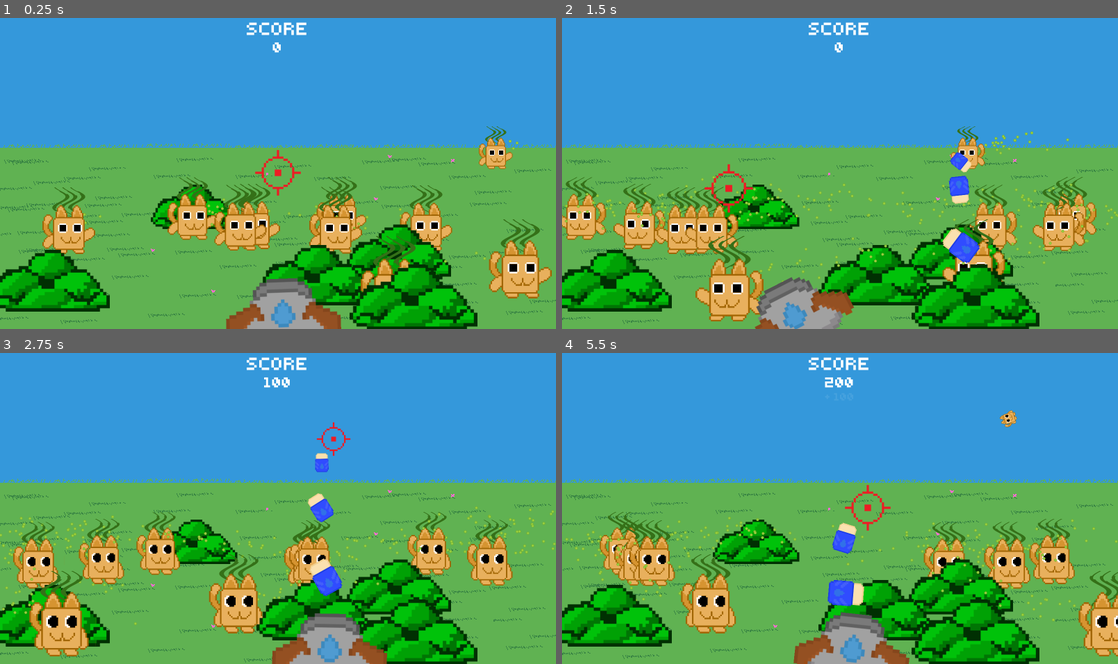
Above: before the commit, frames 1-4 (two rows, left to right).
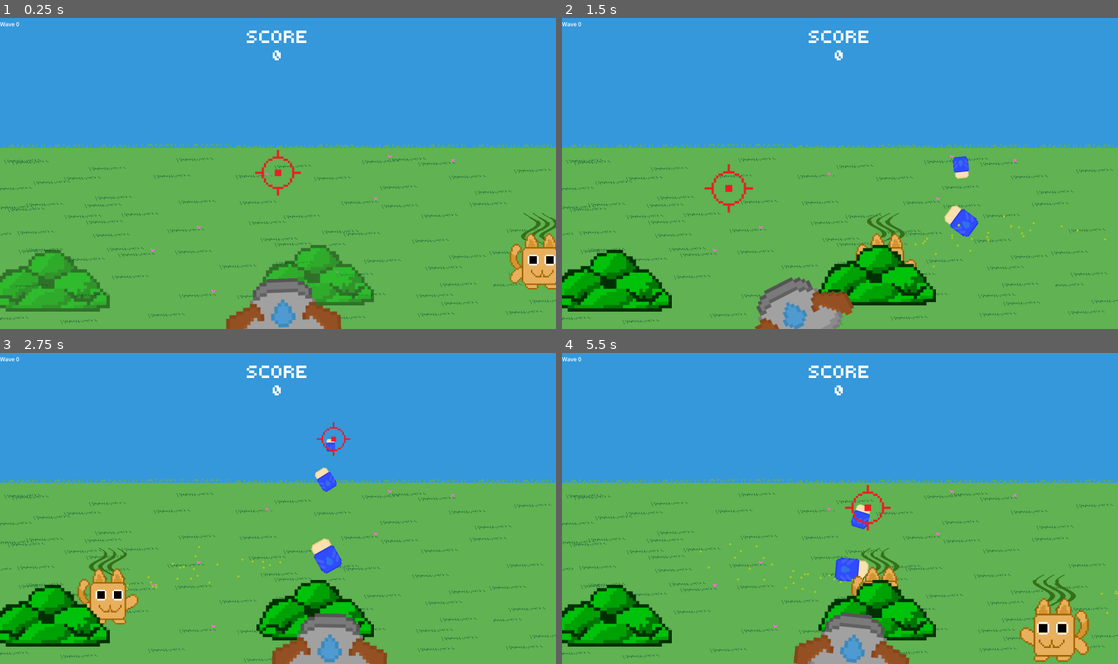
Above: after the commit, the same moments.

Repository: asterbot/uwgdc-game-jam-2025
Game: Godot game, scene res://scenes/main/main.tscn
Same seed, same stepped clock (60 frames per second), same inputs: the game is played once before the commit and once after it. This scene is started directly instead of the project's main scene.
Inputs (mouse positions are in pixels of both pictures, inside the frame that each line leads up to):
- Up to frame 1 (0.25 s): no input
- Up to frame 2 (1.5 s): move the mouse to (962, 157) at 0.52 s; press the mouse at (962, 157) at 0.53 s; move the mouse to (728, 189) at 1.27 s; release the mouse at (728, 189) at 1.28 s; click (728, 189) at 1.35 s
- Up to frame 3 (2.75 s): move the mouse to (333, 440) at 2.02 s; press the mouse at (333, 440) at 2.03 s
- Up to frame 4 (5.5 s): move the mouse to (812, 570) at 2.77 s; release the mouse at (812, 570) at 2.78 s; click (812, 570) at 2.85 s; move the mouse to (1006, 555) at 3.52 s; press the mouse at (1006, 555) at 3.53 s; move the mouse to (673, 461) at 4.27 s; release the mouse at (673, 461) at 4.28 s; click (673, 461) at 4.35 s; move the mouse to (867, 508) at 5.02 s; press the mouse at (867, 508) at 5.03 s

The runs differ from the first frame. In frame 1, 20% of the frame differs, in the area x 0-100%, y 1-100%; in frame 2, 17%; in frame 3, 19%; in frame 4, 19%.

Commit message:
Wave mechanics (#6)
* enemy spawning

* random fixes

Diff:
--- a/globals/globals.gd
+++ b/globals/globals.gd
@@ -7,12 +7,38 @@
 var CAT_LAYER = 0b0010
 var OBSTACLE_LAYER = 0b0100
 
-var cur_wave = 0
+var cur_wave = -1
 var score = 0
 
 var WAVES = {
 	0: {
-		"cats": 10,
-		"bushes": 5
+		"cats": 3,
+		"bushes": 2,
+		"spawn_cooldown": 5
+	},
+	1: {
+		"cats": 30,
+		"bushes": 10,
+		"spawn_cooldown": 0.5
+	},
+	2: {
+		"cats": 30,
+		"bushes": 10,
+		"spawn_cooldown": 0.5
+	},
+	3: {
+		"cats": 30,
+		"bushes": 10,
+		"spawn_cooldown": 0.5
+	},
+	4: {
+		"cats": 30,
+		"bushes": 10,
+		"spawn_cooldown": 0.5
 	}
+
 }
+
+var NUM_WAVES = WAVES.size()
+
+var ALLOWED_BOUNCES = 1 # Number of allowed bounces for each cat
--- a/scenes/bush/bush.gd
+++ b/scenes/bush/bush.gd
@@ -18,7 +18,7 @@
 	self.modulate.a = 0.0
 	$Area2D/CollisionPolygon2D.disabled = true
 	var tween = create_tween()
-	tween.tween_property(self, "modulate:a", 1.0, 0.25)
+	tween.tween_property(self, "modulate:a", 1.0, 0.5)
 	await tween.finished
 	$Area2D/CollisionPolygon2D.disabled = false
 
@@ -30,6 +30,6 @@
 func destroy() -> void:
 	$Area2D/CollisionPolygon2D.disabled = true
 	var tween = create_tween()
-	tween.tween_property(self, "modulate:a", 0.0, 0.1)
+	tween.tween_property(self, "modulate:a", 0.0, 0.5)
 	await tween.finished
 	queue_free()
--- a/scenes/cat_enemies/cat.gd
+++ b/scenes/cat_enemies/cat.gd
@@ -12,6 +12,10 @@
 @onready var stink_line_material = $StinkLines.material
 var stink_final_alpha: float = 1.0
 @onready var cat_colour_material = $CatSprite.material
+
+var num_bounces = 0
+
+var can_bounce = false
 
 var color_options = {
 	"orange": load("res://assets/cat_enemy/palette_1.png")
@@ -33,10 +37,8 @@
 
 	stink_line_material.set_shader_parameter("final_alpha", stink_final_alpha)
 
-
 func _process(_delta: float) -> void:
 	# set scale based on depth (i.e by y-coord)
-	$AnimationPlayer.play("dance")
 	stink_line_material.set_shader_parameter("final_alpha", stink_final_alpha)
 
 	viewport_size = get_viewport().get_visible_rect().size
@@ -51,11 +53,20 @@
 	velocity = raw_velocity * depth
 	move_and_slide()
 
+	if (position.x >= -70 and position.x <= viewport_size.x + 70):
+		# If it's in the playing field, it can bounce
+		can_bounce = true
+
 	# If out of bounds, bounce back in
-	if (position.x < 10):
+	if (position.x < -70):
 		raw_velocity.x = abs(raw_velocity.x)
-	elif (position.x > get_viewport().get_visible_rect().size.x - 10):
+		if (can_bounce): num_bounces+=1
+	elif (position.x > viewport_size.x + 70):
 		raw_velocity.x = -abs(raw_velocity.x)
+		if (can_bounce): num_bounces+=1
+
+	if (num_bounces > Globals.ALLOWED_BOUNCES):
+		destroy()
 
 func destroy() -> void:
 	dying = true
--- a/scenes/cat_enemies/cat.tscn
+++ b/scenes/cat_enemies/cat.tscn
@@ -50,8 +50,9 @@
 
 [sub_resource type="Animation" id="Animation_heakj"]
 resource_name = "dance"
-length = 1.5
-step = 0.5
+length = 1.8
+loop_mode = 1
+step = 0.6
 tracks/0/type = "value"
 tracks/0/imported = false
 tracks/0/enabled = true
@@ -59,10 +60,10 @@
 tracks/0/interp = 1
 tracks/0/loop_wrap = true
 tracks/0/keys = {
-"times": PackedFloat32Array(0, 0.5, 1, 1.5),
-"transitions": PackedFloat32Array(1, 1, 1, 1),
+"times": PackedFloat32Array(0, 0.6, 1.2),
+"transitions": PackedFloat32Array(1, 1, 1),
 "update": 1,
-"values": [0, 1, 2, 0]
+"values": [0, 1, 2]
 }
 
 [sub_resource type="AnimationLibrary" id="AnimationLibrary_o2rtb"]
@@ -108,6 +109,7 @@
 libraries = {
 "": SubResource("AnimationLibrary_o2rtb")
 }
+autoplay = "dance"
 speed_scale = 3.0
 
 [connection signal="area_entered" from="Area2D" to="." method="_on_area_2d_area_entered"]
--- a/scenes/main/main.gd
+++ b/scenes/main/main.gd
@@ -9,48 +9,48 @@
 
 var viewport_size: Vector2
 
-func choose_random_numbers(lower: int, upper: int, n: int, min_gap: int = 40) -> Array:
-	"""Returns n random numbers in range [lower,upper] with at least min_gap between all of them"""
+var can_spawn = true
+var enemy_queue: Array = []
 
-	var max_possible
-	if min_gap <= 0:
-		max_possible = n
-	else:
-		max_possible = floor((upper - lower) / min_gap) + 1 # max qty numbers that may exist
-		if n > max_possible:
-			assert(false, "Not enough room for numbers with this min_gap (the min gap is " + str(max_possible) + ")")
 
-	var possible_positions = []
-	for i in range(max_possible):
-		possible_positions.append(lower + i * min_gap) # uniformly get all numbers with gap min_gap
-
-	possible_positions.shuffle()
-	return possible_positions.slice(0, n) # take first n numbers after shuffling
-
-func spawn_entities_random(entity_scene: PackedScene, folder: Node2D ,n: int):
-	"""Spawn n random instances of entity_scene in folder of main with given z_index (default 10)"""
+func spawn_entities_random(entity_scene: PackedScene, folder: Node2D ,n: int, off_screen: bool = false, use_timer: bool = false):
+	"""
+	Spawn n random instances of entity_scene in folder of main
+	Spawns entity off screen if off_screen is true
+	"""
 	var width = viewport_size.x
 	var height = viewport_size.y
 
 	var positions = []
 	for i in range(n):
-		var position_x = randf_range(100, width-100)
+		var position_x = 0
+		if (! off_screen): position_x = randf_range(100, width-100)
+		else: position_x = [-70, viewport_size.x + 70].pick_random()
+
 		var position_y = randf_range(0.43*height, height)
-		#var position_y = randf_range(y_pos*height, (y_pos-0.05)*height)
 		positions.append(Vector2(position_x, position_y))
 
 	for i in range(n):
 		var entity = entity_scene.instantiate()
 		entity.position = positions[i]
-		folder.add_child(entity)
+
+		# Add the entity to the queue for spawning
+		if (use_timer) : enemy_queue.append(entity)
+		else: folder.add_child(entity)
+
+func new_wave():
+	"""Call this when a wave change is needed"""
+	Globals.cur_wave += 1
+	var num_bushes = Globals.WAVES[Globals.cur_wave]["bushes"]
+	var num_cats = Globals.WAVES[Globals.cur_wave]["cats"]
+	var spawn_cooldown = Globals.WAVES[Globals.cur_wave]["spawn_cooldown"]
 
 
-func new_wave():
-	"""Call this after doing Globals.cur_wave+=1 whenever a wave change is needed"""
-	var num_bushes = Globals.WAVES[Globals.cur_wave]["bushes"]
-	var num_cats = Globals.WAVES[Globals.cur_wave]["cats"]
+	$SpawnTimer.wait_time = spawn_cooldown if spawn_cooldown>0 else 0.001
+	$SpawnTimer.start()
+
 	spawn_entities_random(bush_scene, $Bushes, num_bushes)
-	spawn_entities_random(cat_scene, $Enemies, num_cats)
+	spawn_entities_random(cat_scene, $Enemies, num_cats, true, true)
 
 
 func _ready() -> void:
@@ -62,7 +62,29 @@
 func _process(delta: float) -> void:
 	viewport_size = get_viewport().get_visible_rect().size
 
+	if (!enemy_queue.is_empty() and can_spawn):
+		var enemy = enemy_queue.pop_front()
+		$Enemies.add_child(enemy)
+		can_spawn = false
+
+	if ($Enemies.get_child_count()==0 and enemy_queue.is_empty()):
+		# Remove all bushes
+		for child in $Bushes.get_children():
+			child.destroy()
+
+		if (Globals.cur_wave >= Globals.NUM_WAVES - 1):
+			# TODO: Win screen
+			return
+
+		# Instantiate new wave
+		new_wave()
+
 
 func _on_projectiles_child_entered_tree(projectile: CharacterBody2D) -> void:
 	# when projectile enters this folder, connect its signal to it
 	projectile.connect("notify_cat_hit", score_node.increment_score)
+
+
+func _on_spawn_timer_timeout() -> void:
+	$SpawnTimer.start()
+	can_spawn = true
--- a/scenes/main/main.tscn
+++ b/scenes/main/main.tscn
@@ -29,4 +29,10 @@
 [node name="Score" parent="." instance=ExtResource("4_4r0yu")]
 unique_name_in_owner = true
 
+[node name="SpawnTimer" type="Timer" parent="."]
+wait_time = 0.001
+one_shot = true
+autostart = true
+
 [connection signal="child_entered_tree" from="Projectiles" to="." method="_on_projectiles_child_entered_tree"]
+[connection signal="timeout" from="SpawnTimer" to="." method="_on_spawn_timer_timeout"]
--- a/scenes/projectile/projectile.gd
+++ b/scenes/projectile/projectile.gd
@@ -39,7 +39,7 @@
 	$Area2D.collision_layer = Globals.PROJECTILE_LAYER
 	$Area2D.collision_mask = Globals.CAT_LAYER + Globals.OBSTACLE_LAYER
 
-	time = 0.2 + (1 - target_depth)
+	time = 0.0 + (1 - target_depth)
 
 	var viewport_size: Vector2 = get_viewport().get_visible_rect().size
 	position = Vector2(start_pos.x, viewport_size.y) # we shoot the projectile from here
--- a/scenes/score/score.tscn
+++ b/scenes/score/score.tscn
@@ -29,6 +29,12 @@
 size_flags_vertical = 0
 theme_override_constants/separation = 0
 
+[node name="WaveLabel" type="Label" parent="MarginContainer/Scores"]
+unique_name_in_owner = true
+layout_mode = 2
+text = "Wave: 1
+"
+
 [node name="ScoreLabel" type="Label" parent="MarginContainer/Scores"]
 layout_mode = 2
 size_flags_horizontal = 6
--- a/scenes/score/score_display.gd
+++ b/scenes/score/score_display.gd
@@ -7,6 +7,7 @@
 
 func _process(_delta: float) -> void:
 	%Score.text = str(Globals.score)
+	%WaveLabel.text = "Wave " + str(Globals.cur_wave)
 
 func increment_score(points: float):
 	Globals.score += points
Not shown: 1 places in scenes/bush/bush.tscn that only renumber resources
Not shown: 1 places in scenes/cat_enemies/cat.tscn that only renumber resources
Not shown: 1 places in scenes/player/player.tscn that only renumber resources
Not shown: 1 places in scenes/projectile/projectile.tscn that only renumber resources
Not shown: 1 places in scenes/score/score.tscn that only renumber resources
